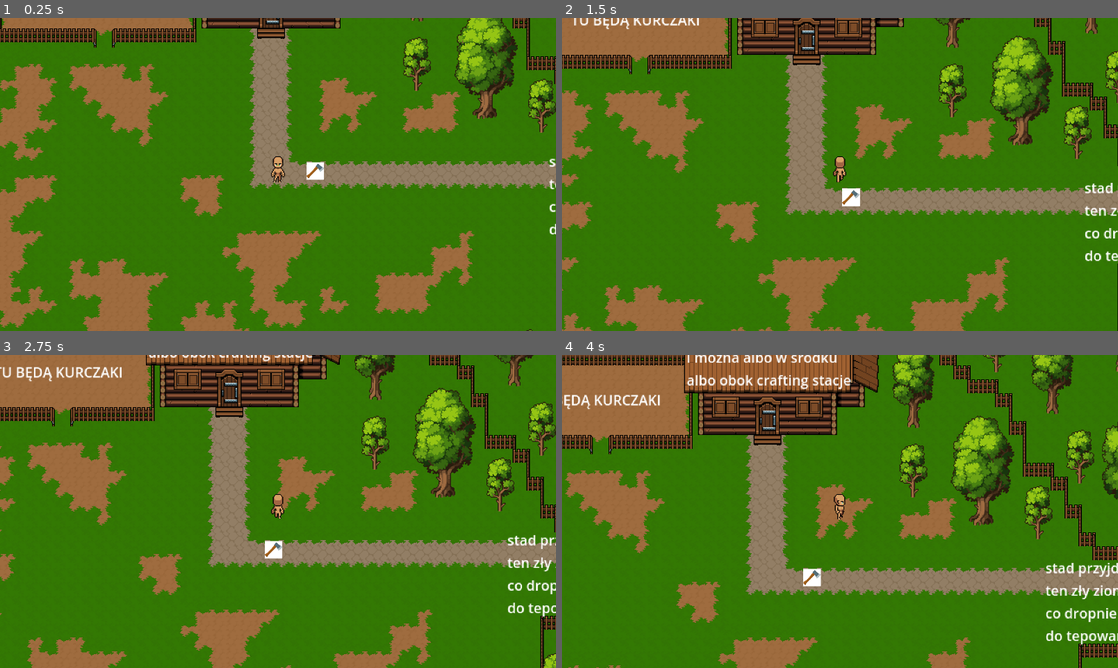
Above: before the commit, frames 1-4 (two rows, left to right).
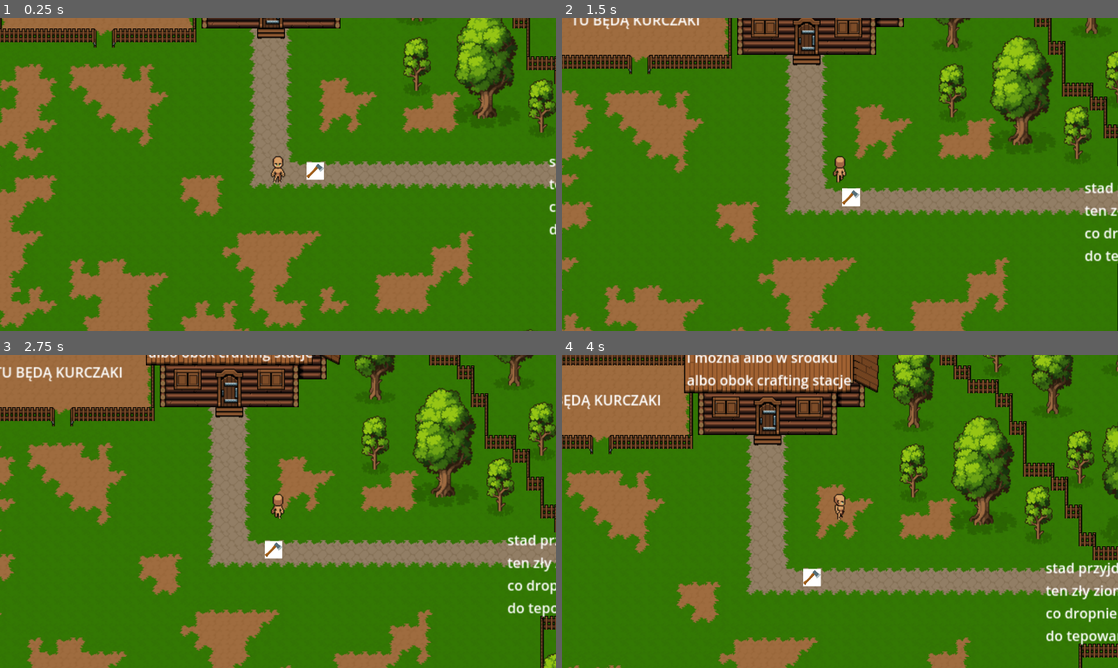
Above: after the commit, the same moments.

Repository: Stroin/2DScape
Game: Godot game, scene res://Scenes/Tutorial_Part1.tscn
Two runs of this game, one before a commit and one after it. Both use one fixed random seed, a clock stepped at 60 frames per second and the inputs below. The project has no main scene, so this scene is started directly.
Inputs (mouse positions are in pixels of both pictures, inside the frame that each line leads up to):
- Up to frame 1 (0.25 s): no input
- Up to frame 2 (1.5 s): tap Enter at 0.5 s; drag from (1051, 61) to (840, 174) at 0.52 s; drag from (1084, 121) to (962, 80) at 1.27 s
- Up to frame 3 (2.75 s): move the mouse to (389, 426) at 2.02 s; click (389, 426) at 2.17 s
- Up to frame 4 (4 s): drag from (940, 358) to (1062, 483) at 2.77 s; drag from (1067, 364) to (1051, 505) at 3.52 s

The runs differ from the first frame. In frame 1, 1.4% of the frame differs, in the area x 0-100%, y 0-100%; in frame 2, 1.8%; in frame 3, 2.2%; in frame 4, 4.4%.

Commit message:
cienie_drzewek

Diff:
--- a/Prefabs/Tilemap_Prefabs/Trees/Maple/Maple_Big.tscn
+++ b/Prefabs/Tilemap_Prefabs/Trees/Maple/Maple_Big.tscn
@@ -1,8 +1,9 @@
-[gd_scene load_steps=5 format=3 uid="uid://beh3evf6rf8hd"]
+[gd_scene load_steps=6 format=3 uid="uid://beh3evf6rf8hd"]
 
 [ext_resource type="Script" path="res://Scripts/Interactable.gd" id="1_vd3g7"]
 [ext_resource type="Resource" uid="uid://cijdp08obseva" path="res://Prefabs/Resources/Logs/maple_log_resource.tres" id="2_ndnnj"]
 [ext_resource type="Texture2D" uid="uid://qupwr734ddtg" path="res://Assets/Environment/Props/Static/Trees/Model_01/Size_04.png" id="3_tx4ot"]
+[ext_resource type="Texture2D" uid="uid://pkevpqecjxv3" path="res://Assets/Environment/Props/Static/Shadows.png" id="3_wg32k"]
 
 [sub_resource type="RectangleShape2D" id="RectangleShape2D_thrd6"]
 size = Vector2(80, 128)
@@ -11,6 +12,12 @@
 script = ExtResource("1_vd3g7")
 resource_data = ExtResource("2_ndnnj")
 
+[node name="Sprite2D2" type="Sprite2D" parent="."]
+position = Vector2(0, 59)
+texture = ExtResource("3_wg32k")
+region_enabled = true
+region_rect = Rect2(111.505, 47.6461, 79.3391, 31.5444)
+
 [node name="Sprite2D" type="Sprite2D" parent="."]
 texture = ExtResource("3_tx4ot")
 region_enabled = true
--- a/Prefabs/Tilemap_Prefabs/Trees/Maple/Maple_Huge.tscn
+++ b/Prefabs/Tilemap_Prefabs/Trees/Maple/Maple_Huge.tscn
@@ -1,7 +1,8 @@
-[gd_scene load_steps=5 format=3 uid="uid://dy2brghcxk8jw"]
+[gd_scene load_steps=6 format=3 uid="uid://dy2brghcxk8jw"]
 
 [ext_resource type="Script" path="res://Scripts/Interactable.gd" id="1_utd0m"]
 [ext_resource type="Resource" uid="uid://cijdp08obseva" path="res://Prefabs/Resources/Logs/maple_log_resource.tres" id="2_dbjj8"]
+[ext_resource type="Texture2D" uid="uid://pkevpqecjxv3" path="res://Assets/Environment/Props/Static/Shadows.png" id="3_lbs62"]
 [ext_resource type="Texture2D" uid="uid://de3vm851m7d87" path="res://Assets/Environment/Props/Static/Trees/Model_01/Size_05.png" id="3_levnd"]
 
 [sub_resource type="RectangleShape2D" id="RectangleShape2D_thrd6"]
@@ -11,6 +12,12 @@
 script = ExtResource("1_utd0m")
 resource_data = ExtResource("2_dbjj8")
 
+[node name="Sprite2D2" type="Sprite2D" parent="."]
+position = Vector2(-2, 72)
+texture = ExtResource("3_lbs62")
+region_enabled = true
+region_rect = Rect2(112, 0, 112, 48)
+
 [node name="Sprite2D" type="Sprite2D" parent="."]
 texture = ExtResource("3_levnd")
 region_enabled = true
--- a/Prefabs/Tilemap_Prefabs/Trees/Maple/Maple_Medium.tscn
+++ b/Prefabs/Tilemap_Prefabs/Trees/Maple/Maple_Medium.tscn
@@ -1,7 +1,8 @@
-[gd_scene load_steps=5 format=3 uid="uid://dibhjkfedjqdb"]
+[gd_scene load_steps=6 format=3 uid="uid://dibhjkfedjqdb"]
 
 [ext_resource type="Script" path="res://Scripts/Interactable.gd" id="1_i1r50"]
 [ext_resource type="Resource" uid="uid://cijdp08obseva" path="res://Prefabs/Resources/Logs/maple_log_resource.tres" id="2_dxoxx"]
+[ext_resource type="Texture2D" uid="uid://pkevpqecjxv3" path="res://Assets/Environment/Props/Static/Shadows.png" id="3_1sk8c"]
 [ext_resource type="Texture2D" uid="uid://b1b7oe482hjuk" path="res://Assets/Environment/Props/Static/Trees/Model_01/Size_03.png" id="3_fa4xa"]
 
 [sub_resource type="RectangleShape2D" id="RectangleShape2D_thrd6"]
@@ -11,6 +12,12 @@
 script = ExtResource("1_i1r50")
 resource_data = ExtResource("2_dxoxx")
 
+[node name="Sprite2D2" type="Sprite2D" parent="."]
+position = Vector2(0, 45)
+texture = ExtResource("3_1sk8c")
+region_enabled = true
+region_rect = Rect2(112, 80, 48, 16)
+
 [node name="Sprite2D" type="Sprite2D" parent="."]
 texture = ExtResource("3_fa4xa")
 region_enabled = true
--- a/Prefabs/Tilemap_Prefabs/Trees/Maple/Maple_Small.tscn
+++ b/Prefabs/Tilemap_Prefabs/Trees/Maple/Maple_Small.tscn
@@ -1,8 +1,9 @@
-[gd_scene load_steps=5 format=3 uid="uid://byy4gsynjj47e"]
+[gd_scene load_steps=6 format=3 uid="uid://byy4gsynjj47e"]
 
 [ext_resource type="Script" path="res://Scripts/Interactable.gd" id="1_v81kr"]
 [ext_resource type="Resource" uid="uid://cijdp08obseva" path="res://Prefabs/Resources/Logs/maple_log_resource.tres" id="2_1b5ei"]
 [ext_resource type="Texture2D" uid="uid://dj5dfsqkdrswh" path="res://Assets/Environment/Props/Static/Trees/Model_01/Size_02.png" id="3_eh0ny"]
+[ext_resource type="Texture2D" uid="uid://pkevpqecjxv3" path="res://Assets/Environment/Props/Static/Shadows.png" id="3_v4nnw"]
 
 [sub_resource type="RectangleShape2D" id="RectangleShape2D_thrd6"]
 size = Vector2(32, 64)
@@ -11,6 +12,13 @@
 script = ExtResource("1_v81kr")
 resource_data = ExtResource("2_1b5ei")
 
+[node name="Sprite2D2" type="Sprite2D" parent="."]
+position = Vector2(0, 30)
+scale = Vector2(0.659135, 1)
+texture = ExtResource("3_v4nnw")
+region_enabled = true
+region_rect = Rect2(112, 80, 48, 16)
+
 [node name="Sprite2D" type="Sprite2D" parent="."]
 texture = ExtResource("3_eh0ny")
 region_enabled = true
--- a/Prefabs/Tilemap_Prefabs/Trees/Oak/Oak_Big.tscn
+++ b/Prefabs/Tilemap_Prefabs/Trees/Oak/Oak_Big.tscn
@@ -1,8 +1,9 @@
-[gd_scene load_steps=5 format=3 uid="uid://bksrgllhrxu2e"]
+[gd_scene load_steps=6 format=3 uid="uid://bksrgllhrxu2e"]
 
 [ext_resource type="Script" path="res://Scripts/Interactable.gd" id="1_ppe6s"]
 [ext_resource type="Resource" uid="uid://iyafkhms66jf" path="res://Prefabs/Resources/Logs/oak_log_resource.tres" id="2_x1yko"]
 [ext_resource type="Texture2D" uid="uid://qupwr734ddtg" path="res://Assets/Environment/Props/Static/Trees/Model_01/Size_04.png" id="3_ge4tw"]
+[ext_resource type="Texture2D" uid="uid://pkevpqecjxv3" path="res://Assets/Environment/Props/Static/Shadows.png" id="4_3v6cn"]
 
 [sub_resource type="RectangleShape2D" id="RectangleShape2D_thrd6"]
 size = Vector2(80, 128)
@@ -11,6 +12,12 @@
 script = ExtResource("1_ppe6s")
 resource_data = ExtResource("2_x1yko")
 
+[node name="Sprite2D2" type="Sprite2D" parent="."]
+position = Vector2(0, 59)
+texture = ExtResource("4_3v6cn")
+region_enabled = true
+region_rect = Rect2(111.505, 47.6461, 79.3391, 31.5444)
+
 [node name="Sprite2D" type="Sprite2D" parent="."]
 texture = ExtResource("3_ge4tw")
 region_enabled = true
--- a/Prefabs/Tilemap_Prefabs/Trees/Oak/Oak_Huge.tscn
+++ b/Prefabs/Tilemap_Prefabs/Trees/Oak/Oak_Huge.tscn
@@ -1,7 +1,8 @@
-[gd_scene load_steps=5 format=3 uid="uid://s525i4a7g52y"]
+[gd_scene load_steps=6 format=3 uid="uid://s525i4a7g52y"]
 
 [ext_resource type="Script" path="res://Scripts/Interactable.gd" id="1_38yqt"]
 [ext_resource type="Resource" uid="uid://iyafkhms66jf" path="res://Prefabs/Resources/Logs/oak_log_resource.tres" id="2_ct2nr"]
+[ext_resource type="Texture2D" uid="uid://pkevpqecjxv3" path="res://Assets/Environment/Props/Static/Shadows.png" id="3_r2ghl"]
 [ext_resource type="Texture2D" uid="uid://de3vm851m7d87" path="res://Assets/Environment/Props/Static/Trees/Model_01/Size_05.png" id="3_yfn0j"]
 
 [sub_resource type="RectangleShape2D" id="RectangleShape2D_thrd6"]
@@ -11,6 +12,12 @@
 script = ExtResource("1_38yqt")
 resource_data = ExtResource("2_ct2nr")
 
+[node name="Sprite2D2" type="Sprite2D" parent="."]
+position = Vector2(-2, 70)
+texture = ExtResource("3_r2ghl")
+region_enabled = true
+region_rect = Rect2(112, 0, 112, 48)
+
 [node name="Sprite2D" type="Sprite2D" parent="."]
 texture = ExtResource("3_yfn0j")
 region_enabled = true
--- a/Prefabs/Tilemap_Prefabs/Trees/Oak/Oak_Medium.tscn
+++ b/Prefabs/Tilemap_Prefabs/Trees/Oak/Oak_Medium.tscn
@@ -1,7 +1,8 @@
-[gd_scene load_steps=5 format=3 uid="uid://depoc62tv6whl"]
+[gd_scene load_steps=6 format=3 uid="uid://depoc62tv6whl"]
 
 [ext_resource type="Script" path="res://Scripts/Interactable.gd" id="1_g8w3r"]
 [ext_resource type="Resource" uid="uid://iyafkhms66jf" path="res://Prefabs/Resources/Logs/oak_log_resource.tres" id="2_miofw"]
+[ext_resource type="Texture2D" uid="uid://pkevpqecjxv3" path="res://Assets/Environment/Props/Static/Shadows.png" id="3_ifq6r"]
 [ext_resource type="Texture2D" uid="uid://b1b7oe482hjuk" path="res://Assets/Environment/Props/Static/Trees/Model_01/Size_03.png" id="3_kvxyc"]
 
 [sub_resource type="RectangleShape2D" id="RectangleShape2D_thrd6"]
@@ -11,6 +12,12 @@
 script = ExtResource("1_g8w3r")
 resource_data = ExtResource("2_miofw")
 
+[node name="Sprite2D2" type="Sprite2D" parent="."]
+position = Vector2(0, 45)
+texture = ExtResource("3_ifq6r")
+region_enabled = true
+region_rect = Rect2(112, 80, 48, 16)
+
 [node name="Sprite2D" type="Sprite2D" parent="."]
 texture = ExtResource("3_kvxyc")
 region_enabled = true
--- a/Prefabs/Tilemap_Prefabs/Trees/Oak/Oak_Small.tscn
+++ b/Prefabs/Tilemap_Prefabs/Trees/Oak/Oak_Small.tscn
@@ -1,8 +1,9 @@
-[gd_scene load_steps=5 format=3 uid="uid://ct73rfetbco5s"]
+[gd_scene load_steps=6 format=3 uid="uid://ct73rfetbco5s"]
 
 [ext_resource type="Script" path="res://Scripts/Interactable.gd" id="1_6h5yr"]
 [ext_resource type="Texture2D" uid="uid://dj5dfsqkdrswh" path="res://Assets/Environment/Props/Static/Trees/Model_01/Size_02.png" id="2_6oxku"]
 [ext_resource type="Resource" uid="uid://iyafkhms66jf" path="res://Prefabs/Resources/Logs/oak_log_resource.tres" id="2_f50a1"]
+[ext_resource type="Texture2D" uid="uid://pkevpqecjxv3" path="res://Assets/Environment/Props/Static/Shadows.png" id="3_03wmo"]
 
 [sub_resource type="RectangleShape2D" id="RectangleShape2D_thrd6"]
 size = Vector2(32, 64)
@@ -11,6 +12,13 @@
 script = ExtResource("1_6h5yr")
 resource_data = ExtResource("2_f50a1")
 
+[node name="Sprite2D2" type="Sprite2D" parent="."]
+position = Vector2(0, 30)
+scale = Vector2(0.659135, 1)
+texture = ExtResource("3_03wmo")
+region_enabled = true
+region_rect = Rect2(112, 80, 48, 16)
+
 [node name="Sprite2D" type="Sprite2D" parent="."]
 texture = ExtResource("2_6oxku")
 region_enabled = true
--- a/Prefabs/Tilemap_Prefabs/Trees/Redwood/Redwood_Big.tscn
+++ b/Prefabs/Tilemap_Prefabs/Trees/Redwood/Redwood_Big.tscn
@@ -1,8 +1,9 @@
-[gd_scene load_steps=5 format=3 uid="uid://u0s1yahwly4p"]
+[gd_scene load_steps=6 format=3 uid="uid://u0s1yahwly4p"]
 
 [ext_resource type="Script" path="res://Scripts/Interactable.gd" id="1_g0rqe"]
 [ext_resource type="Resource" uid="uid://luwm6liimlgr" path="res://Prefabs/Resources/Logs/redwood_log_resource.tres" id="2_a5i3u"]
 [ext_resource type="Texture2D" uid="uid://qupwr734ddtg" path="res://Assets/Environment/Props/Static/Trees/Model_01/Size_04.png" id="3_lr3um"]
+[ext_resource type="Texture2D" uid="uid://pkevpqecjxv3" path="res://Assets/Environment/Props/Static/Shadows.png" id="3_nyd61"]
 
 [sub_resource type="RectangleShape2D" id="RectangleShape2D_thrd6"]
 size = Vector2(80, 128)
@@ -11,6 +12,12 @@
 script = ExtResource("1_g0rqe")
 resource_data = ExtResource("2_a5i3u")
 
+[node name="Sprite2D2" type="Sprite2D" parent="."]
+position = Vector2(0, 58)
+texture = ExtResource("3_nyd61")
+region_enabled = true
+region_rect = Rect2(111.505, 47.6461, 79.3391, 31.5444)
+
 [node name="Sprite2D" type="Sprite2D" parent="."]
 texture = ExtResource("3_lr3um")
 region_enabled = true
--- a/Prefabs/Tilemap_Prefabs/Trees/Redwood/Redwood_Huge.tscn
+++ b/Prefabs/Tilemap_Prefabs/Trees/Redwood/Redwood_Huge.tscn
@@ -1,7 +1,8 @@
-[gd_scene load_steps=5 format=3 uid="uid://kovx6c0ljnqa"]
+[gd_scene load_steps=6 format=3 uid="uid://kovx6c0ljnqa"]
 
 [ext_resource type="Script" path="res://Scripts/Interactable.gd" id="1_t0obe"]
 [ext_resource type="Resource" uid="uid://luwm6liimlgr" path="res://Prefabs/Resources/Logs/redwood_log_resource.tres" id="2_qvamu"]
+[ext_resource type="Texture2D" uid="uid://pkevpqecjxv3" path="res://Assets/Environment/Props/Static/Shadows.png" id="3_6ij24"]
 [ext_resource type="Texture2D" uid="uid://de3vm851m7d87" path="res://Assets/Environment/Props/Static/Trees/Model_01/Size_05.png" id="3_h8ok0"]
 
 [sub_resource type="RectangleShape2D" id="RectangleShape2D_thrd6"]
@@ -11,6 +12,12 @@
 script = ExtResource("1_t0obe")
 resource_data = ExtResource("2_qvamu")
 
+[node name="Sprite2D2" type="Sprite2D" parent="."]
+position = Vector2(-2, 72)
+texture = ExtResource("3_6ij24")
+region_enabled = true
+region_rect = Rect2(112, 0, 112, 48)
+
 [node name="Sprite2D" type="Sprite2D" parent="."]
 texture = ExtResource("3_h8ok0")
 region_enabled = true
--- a/Prefabs/Tilemap_Prefabs/Trees/Redwood/Redwood_Medium.tscn
+++ b/Prefabs/Tilemap_Prefabs/Trees/Redwood/Redwood_Medium.tscn
@@ -1,7 +1,8 @@
-[gd_scene load_steps=5 format=3 uid="uid://2kvvbekasuth"]
+[gd_scene load_steps=6 format=3 uid="uid://2kvvbekasuth"]
 
 [ext_resource type="Script" path="res://Scripts/Interactable.gd" id="1_dvepd"]
 [ext_resource type="Resource" uid="uid://luwm6liimlgr" path="res://Prefabs/Resources/Logs/redwood_log_resource.tres" id="2_jyya7"]
+[ext_resource type="Texture2D" uid="uid://pkevpqecjxv3" path="res://Assets/Environment/Props/Static/Shadows.png" id="3_6sng3"]
 [ext_resource type="Texture2D" uid="uid://b1b7oe482hjuk" path="res://Assets/Environment/Props/Static/Trees/Model_01/Size_03.png" id="3_7g44r"]
 
 [sub_resource type="RectangleShape2D" id="RectangleShape2D_thrd6"]
@@ -11,6 +12,12 @@
 script = ExtResource("1_dvepd")
 resource_data = ExtResource("2_jyya7")
 
+[node name="Sprite2D2" type="Sprite2D" parent="."]
+position = Vector2(0, 44)
+texture = ExtResource("3_6sng3")
+region_enabled = true
+region_rect = Rect2(112, 80, 48, 16)
+
 [node name="Sprite2D" type="Sprite2D" parent="."]
 texture = ExtResource("3_7g44r")
 region_enabled = true
--- a/Prefabs/Tilemap_Prefabs/Trees/Redwood/Redwood_Small.tscn
+++ b/Prefabs/Tilemap_Prefabs/Trees/Redwood/Redwood_Small.tscn
@@ -1,8 +1,9 @@
-[gd_scene load_steps=5 format=3 uid="uid://c2s6wvvmkx38l"]
+[gd_scene load_steps=6 format=3 uid="uid://c2s6wvvmkx38l"]
 
 [ext_resource type="Script" path="res://Scripts/Interactable.gd" id="1_6crmv"]
 [ext_resource type="Resource" uid="uid://luwm6liimlgr" path="res://Prefabs/Resources/Logs/redwood_log_resource.tres" id="2_thny3"]
 [ext_resource type="Texture2D" uid="uid://dj5dfsqkdrswh" path="res://Assets/Environment/Props/Static/Trees/Model_01/Size_02.png" id="3_5yu4l"]
+[ext_resource type="Texture2D" uid="uid://pkevpqecjxv3" path="res://Assets/Environment/Props/Static/Shadows.png" id="3_spevj"]
 
 [sub_resource type="RectangleShape2D" id="RectangleShape2D_thrd6"]
 size = Vector2(32, 64)
@@ -11,6 +12,13 @@
 script = ExtResource("1_6crmv")
 resource_data = ExtResource("2_thny3")
 
+[node name="Sprite2D2" type="Sprite2D" parent="."]
+position = Vector2(0, 31)
+scale = Vector2(0.659135, 1)
+texture = ExtResource("3_spevj")
+region_enabled = true
+region_rect = Rect2(112, 80, 48, 16)
+
 [node name="Sprite2D" type="Sprite2D" parent="."]
 texture = ExtResource("3_5yu4l")
 region_enabled = true
--- a/Prefabs/Tilemap_Prefabs/Trees/Yew/Yew_Big.tscn
+++ b/Prefabs/Tilemap_Prefabs/Trees/Yew/Yew_Big.tscn
@@ -1,8 +1,9 @@
-[gd_scene load_steps=5 format=3 uid="uid://b8fk4wg0hj7pc"]
+[gd_scene load_steps=6 format=3 uid="uid://b8fk4wg0hj7pc"]
 
 [ext_resource type="Script" path="res://Scripts/Interactable.gd" id="1_4boo7"]
 [ext_resource type="Resource" uid="uid://k2nfkxm85rdd" path="res://Prefabs/Resources/Logs/yew_log_resource.tres" id="2_jv1tp"]
 [ext_resource type="Texture2D" uid="uid://qupwr734ddtg" path="res://Assets/Environment/Props/Static/Trees/Model_01/Size_04.png" id="3_7v718"]
+[ext_resource type="Texture2D" uid="uid://pkevpqecjxv3" path="res://Assets/Environment/Props/Static/Shadows.png" id="3_kphfo"]
 
 [sub_resource type="RectangleShape2D" id="RectangleShape2D_thrd6"]
 size = Vector2(80, 128)
@@ -11,6 +12,12 @@
 script = ExtResource("1_4boo7")
 resource_data = ExtResource("2_jv1tp")
 
+[node name="Sprite2D2" type="Sprite2D" parent="."]
+position = Vector2(0, 59)
+texture = ExtResource("3_kphfo")
+region_enabled = true
+region_rect = Rect2(111.505, 47.6461, 79.3391, 31.5444)
+
 [node name="Sprite2D" type="Sprite2D" parent="."]
 texture = ExtResource("3_7v718")
 region_enabled = true
--- a/Prefabs/Tilemap_Prefabs/Trees/Yew/Yew_Huge.tscn
+++ b/Prefabs/Tilemap_Prefabs/Trees/Yew/Yew_Huge.tscn
@@ -1,8 +1,9 @@
-[gd_scene load_steps=5 format=3 uid="uid://cnpaqjutl6v4v"]
+[gd_scene load_steps=6 format=3 uid="uid://cnpaqjutl6v4v"]
 
 [ext_resource type="Script" path="res://Scripts/Interactable.gd" id="1_81miv"]
 [ext_resource type="Resource" uid="uid://k2nfkxm85rdd" path="res://Prefabs/Resources/Logs/yew_log_resource.tres" id="2_1k04e"]
 [ext_resource type="Texture2D" uid="uid://de3vm851m7d87" path="res://Assets/Environment/Props/Static/Trees/Model_01/Size_05.png" id="3_cj2bs"]
+[ext_resource type="Texture2D" uid="uid://pkevpqecjxv3" path="res://Assets/Environment/Props/Static/Shadows.png" id="3_lo8pa"]
 
 [sub_resource type="RectangleShape2D" id="RectangleShape2D_thrd6"]
 size = Vector2(108, 160)
@@ -10,6 +11,12 @@
 [node name="Area2D" type="Area2D"]
 script = ExtResource("1_81miv")
 resource_data = ExtResource("2_1k04e")
+
+[node name="Sprite2D2" type="Sprite2D" parent="."]
+position = Vector2(-2, 72)
+texture = ExtResource("3_lo8pa")
+region_enabled = true
+region_rect = Rect2(112, 0, 112, 48)
 
 [node name="Sprite2D" type="Sprite2D" parent="."]
 texture = ExtResource("3_cj2bs")
--- a/Prefabs/Tilemap_Prefabs/Trees/Yew/Yew_Medium.tscn
+++ b/Prefabs/Tilemap_Prefabs/Trees/Yew/Yew_Medium.tscn
@@ -1,8 +1,9 @@
-[gd_scene load_steps=5 format=3 uid="uid://ikmvfr8qceqs"]
+[gd_scene load_steps=6 format=3 uid="uid://ikmvfr8qceqs"]
 
 [ext_resource type="Script" path="res://Scripts/Interactable.gd" id="1_17vps"]
 [ext_resource type="Resource" uid="uid://k2nfkxm85rdd" path="res://Prefabs/Resources/Logs/yew_log_resource.tres" id="2_kpxc4"]
 [ext_resource type="Texture2D" uid="uid://b1b7oe482hjuk" path="res://Assets/Environment/Props/Static/Trees/Model_01/Size_03.png" id="3_10spj"]
+[ext_resource type="Texture2D" uid="uid://pkevpqecjxv3" path="res://Assets/Environment/Props/Static/Shadows.png" id="3_xti6n"]
 
 [sub_resource type="RectangleShape2D" id="RectangleShape2D_thrd6"]
 size = Vector2(48, 96)
@@ -11,6 +12,12 @@
 script = ExtResource("1_17vps")
 resource_data = ExtResource("2_kpxc4")
 
+[node name="Sprite2D2" type="Sprite2D" parent="."]
+position = Vector2(0, 46)
+texture = ExtResource("3_xti6n")
+region_enabled = true
+region_rect = Rect2(112, 80, 48, 16)
+
 [node name="Sprite2D" type="Sprite2D" parent="."]
 texture = ExtResource("3_10spj")
 region_enabled = true
--- a/Prefabs/Tilemap_Prefabs/Trees/Yew/Yew_Small.tscn
+++ b/Prefabs/Tilemap_Prefabs/Trees/Yew/Yew_Small.tscn
@@ -1,8 +1,9 @@
-[gd_scene load_steps=5 format=3 uid="uid://cp5mlo3134jo8"]
+[gd_scene load_steps=6 format=3 uid="uid://cp5mlo3134jo8"]
 
 [ext_resource type="Script" path="res://Scripts/Interactable.gd" id="1_vlran"]
 [ext_resource type="Resource" uid="uid://k2nfkxm85rdd" path="res://Prefabs/Resources/Logs/yew_log_resource.tres" id="2_wl8oe"]
 [ext_resource type="Texture2D" uid="uid://dj5dfsqkdrswh" path="res://Assets/Environment/Props/Static/Trees/Model_01/Size_02.png" id="3_7q12e"]
+[ext_resource type="Texture2D" uid="uid://pkevpqecjxv3" path="res://Assets/Environment/Props/Static/Shadows.png" id="3_kj6f7"]
 
 [sub_resource type="RectangleShape2D" id="RectangleShape2D_thrd6"]
 size = Vector2(32, 64)
@@ -11,6 +12,13 @@
 script = ExtResource("1_vlran")
 resource_data = ExtResource("2_wl8oe")
 
+[node name="Sprite2D3" type="Sprite2D" parent="."]
+position = Vector2(0, 31)
+scale = Vector2(0.659135, 1)
+texture = ExtResource("3_kj6f7")
+region_enabled = true
+region_rect = Rect2(112, 80, 48, 16)
+
 [node name="Sprite2D" type="Sprite2D" parent="."]
 texture = ExtResource("3_7q12e")
 region_enabled = true
--- a/project.godot
+++ b/project.godot
@@ -28,7 +28,3 @@
 window/size/viewport_width=1280
 window/size/viewport_height=720
 window/stretch/mode="viewport"
-
-[rendering]
-
-textures/canvas_textures/default_texture_filter=0
